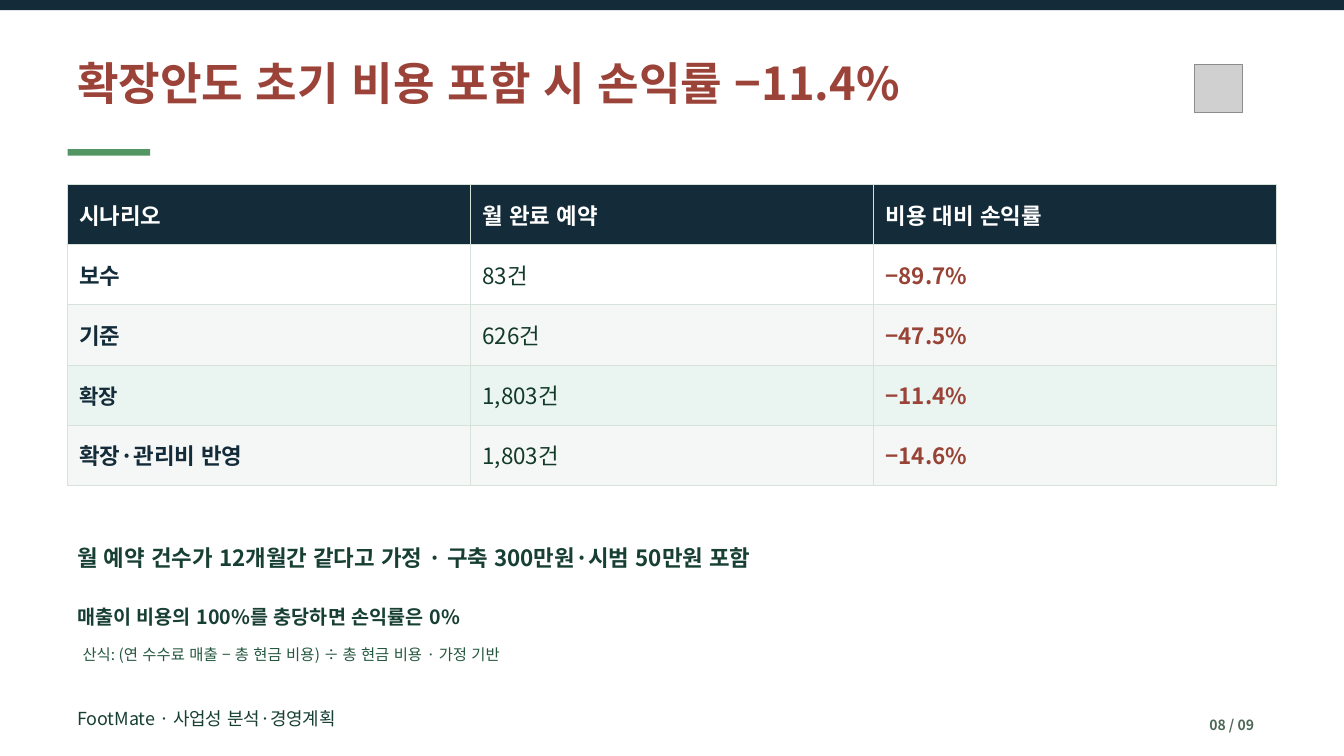
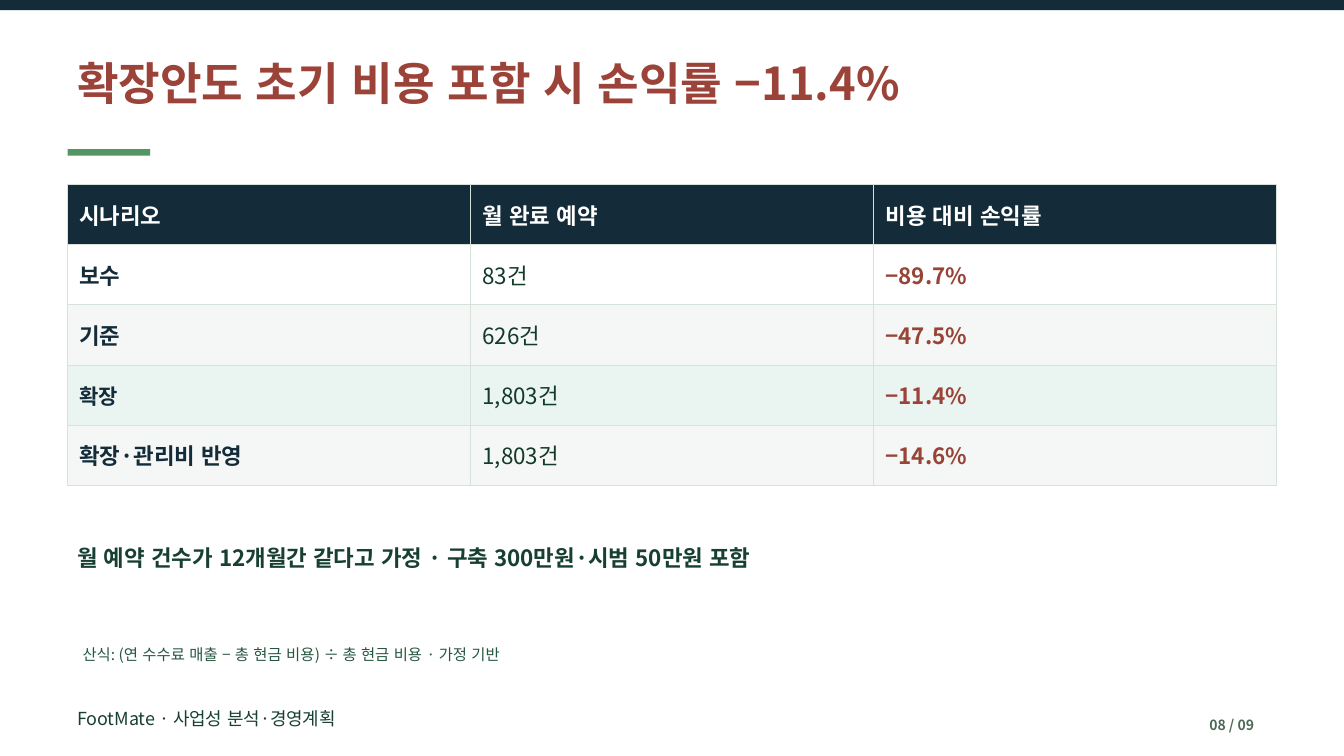
Before and after one commit to dohyunkimmm/footmate-case-study, a slide deck: slide 8 of src/case-study/downloads/footmate_report.pptx. Drawn at 1344x756 pixels with LibreOffice and Linux fonts; fonts in the diff are those of the drawing; grey boxes stand for pictures. Boxes give left, top, right and bottom in pixels: in the first picture for what was removed or moved away, otherwise in the second. Text is boxed around its words. In the diff, an @@ line names an element or a change of style, - is before the commit and + after.

```diff
--- a/src/case-study/downloads/footmate_report.pptx
+++ b/src/case-study/downloads/footmate_report.pptx
@@ picture removed at [1195, 65, 1243, 113] @@
@@ text at [77, 607, 460, 626]: paragraph removed @@
-매출이 비용의 100%를 충당하면 손익률은 0%
```
Also in this commit, not shown: 2 other slides changed, 11 other files.
